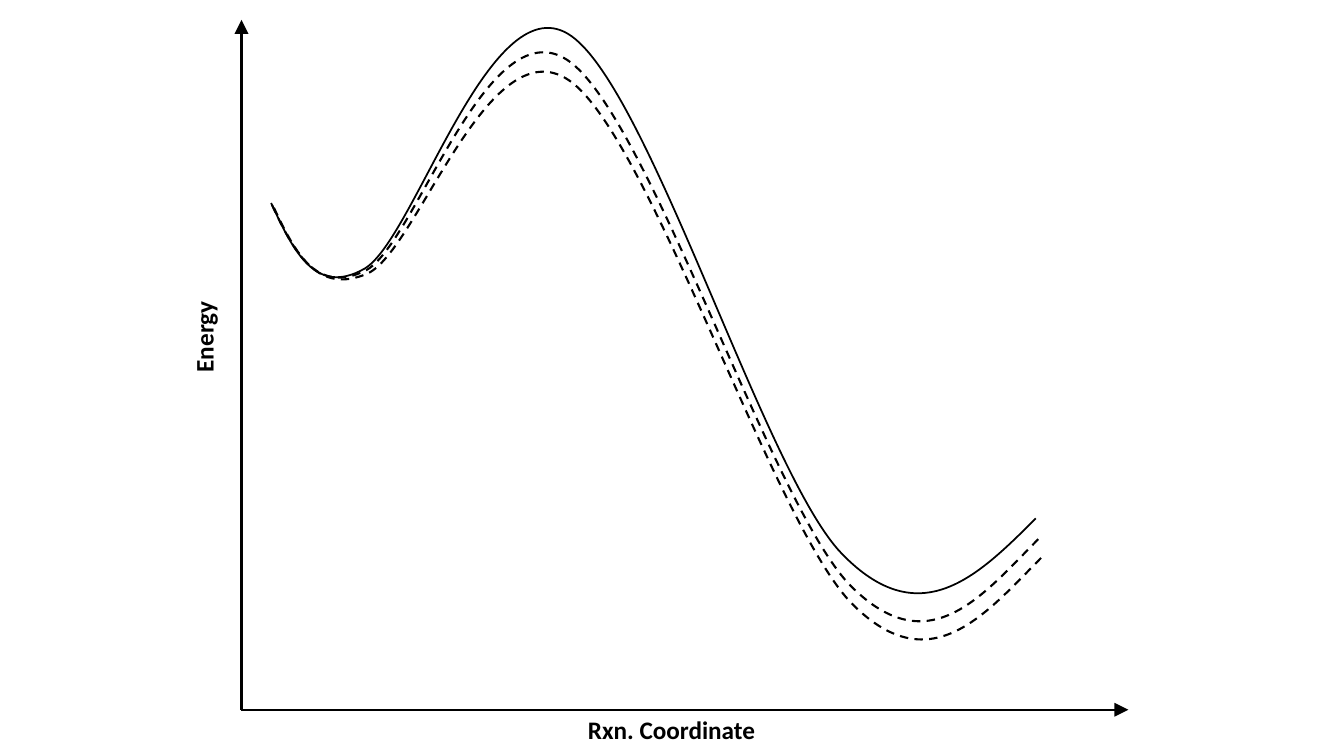
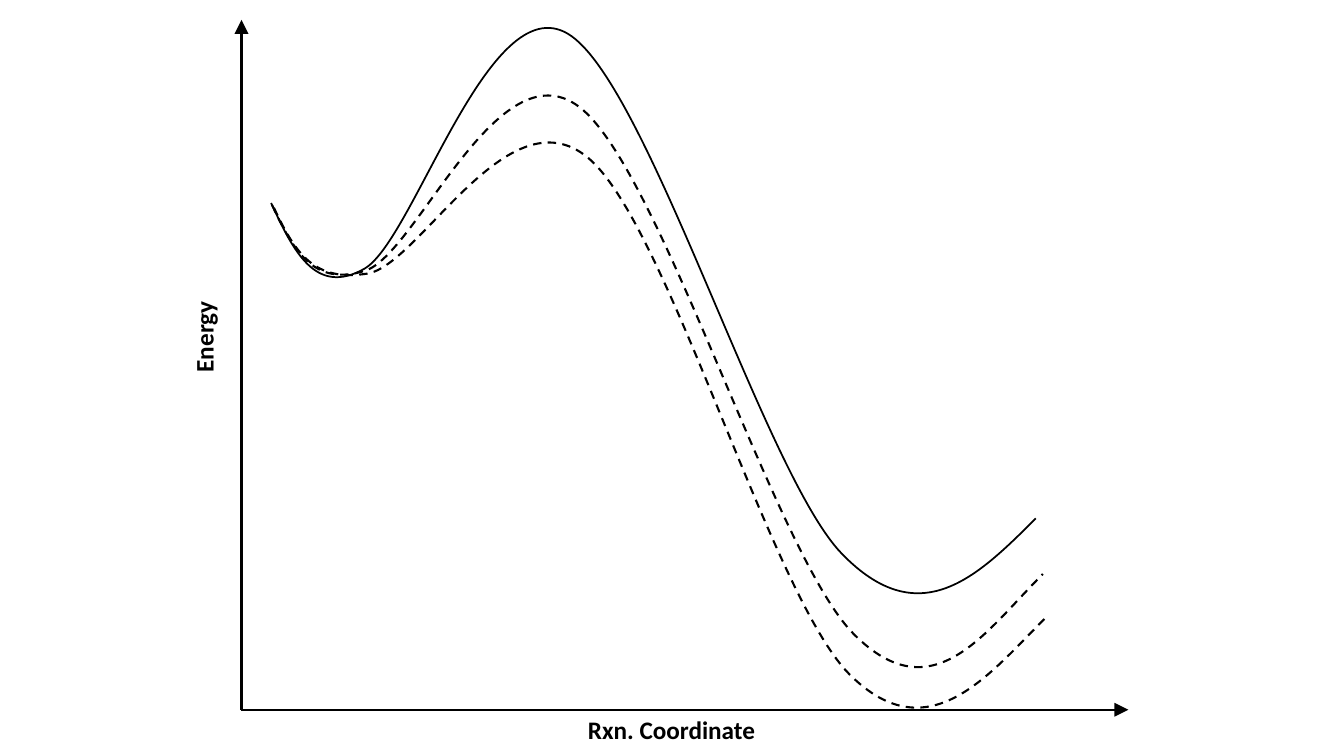
Before and after one commit to jvansan/mscthesis, a slide deck: slide 1 of figures/bep.pptx. Drawn at 1344x756 pixels with LibreOffice and Linux fonts; fonts in the diff are those of the drawing. Boxes give left, top, right and bottom in pixels: in the first picture for what was removed or moved away, otherwise in the second. Text is boxed around its words. In the diff, an @@ line names an element or a change of style, - is before the commit and + after.

```diff
--- a/figures/bep.pptx
+++ b/figures/bep.pptx
@@ freeform shape: place and size @@
-freeform shape at <box>272,52,1042,621</box>
+freeform shape at <box>272,96,1044,667</box>
@@ freeform shape: place and size @@
-freeform shape at <box>274,72,1046,639</box>
+freeform shape at <box>274,142,1049,708</box>
```
Also in this commit, not shown: 10 other files.
